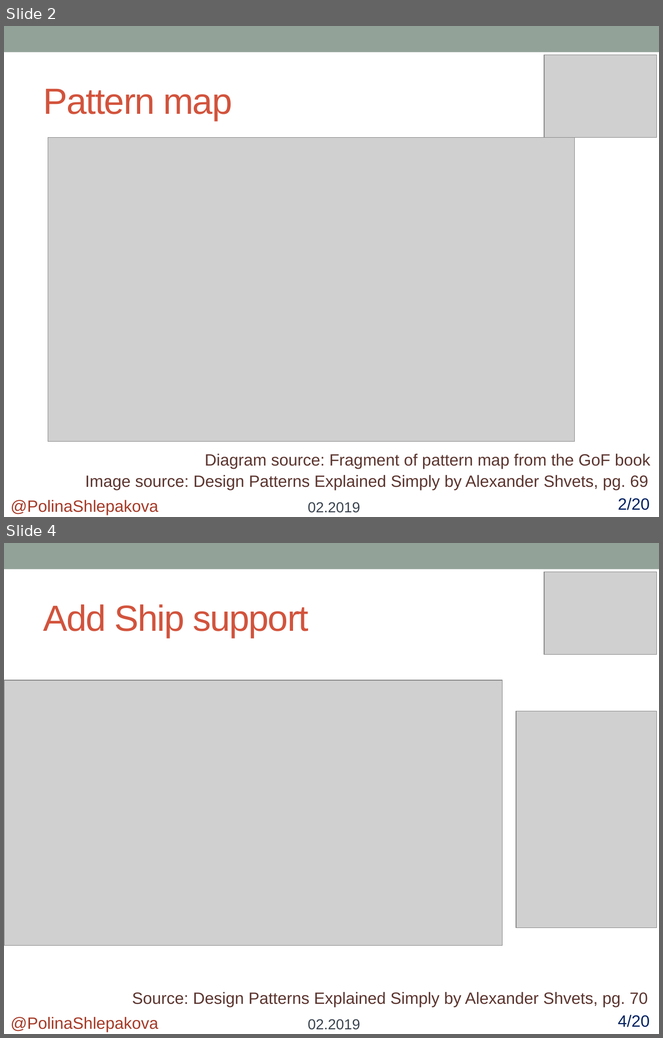
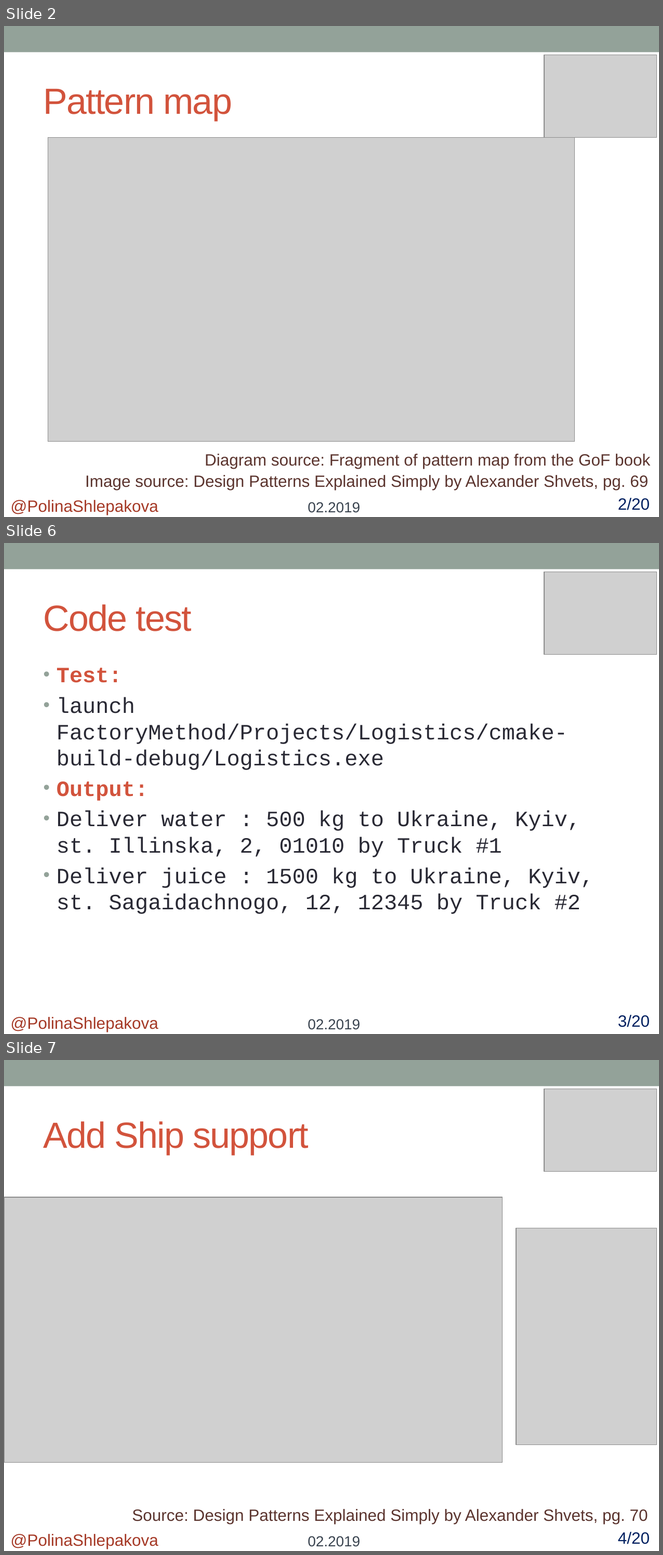
Before and after one commit to polykross/FactoryMethod-Facade, a slide deck: FactoryMethod/Presentation/FactoryMethod.pptx. Shown one above the other, each under a label of ours: slides 2 and 4 before the commit, slides 2, 6 and 7 after it; the slides between them are not shown. The pictures are 663x1038 and 663x1555 pixels, drawn with LibreOffice and Linux fonts; fonts in the diff are those of the drawing; grey boxes stand for pictures. Boxes give left, top, right and bottom in pixels: in the first picture for what was removed or moved away, otherwise in the second. Text is boxed around its words. In the diff, an @@ line names an element or a change of style, - is before the commit and + after.

Commit message:
Analyze Factory method pattern
Add to presentation:
- description
- applicabitity
- advantages & disadvantages
- related patterns

---
Test:
open FactoryMethod/Presentation/FactoryMethod.pptx

```diff
--- a/FactoryMethod/Presentation/FactoryMethod.pptx
+++ b/FactoryMethod/Presentation/FactoryMethod.pptx
@@ slide 6 added at [4,543,659,1034], background #FFFFFF; not listed: 1 template element that a slide beside it also shows @@
@@ picture added at [545,572,657,654] @@
@@ title added at [44,604,192,631], 40 pt, text #D2533C @@
+Code test
@@ text added at [57,668,594,914], 24 pt, text #292934 @@
+• Test:
+• launch FactoryMethod/Projects/Logistics/cmake-build-debug/Logistics.exe
+• Output:
+• Deliver water : 500 kg to Ukraine, Kyiv, st. Illinska, 2, 01010 by Truck #1
+• Deliver juice : 1500 kg to Ukraine, Kyiv, st. Sagaidachnogo, 12, 12345 by Truck #2
@@ text added at [11,1017,158,1032], 18 pt, text #A53926 @@
+@PolinaShlepakova
@@ text added at [308,1019,360,1030], 16 pt, text #394350 @@
+02.2019
@@ text added at [618,1015,650,1028], 18 pt, text #002060 @@
+3/20
@@ what was slide 4 is now slide 7 @@
```
Also in this commit, not shown: 2 slides changed, 20 other slides added.
